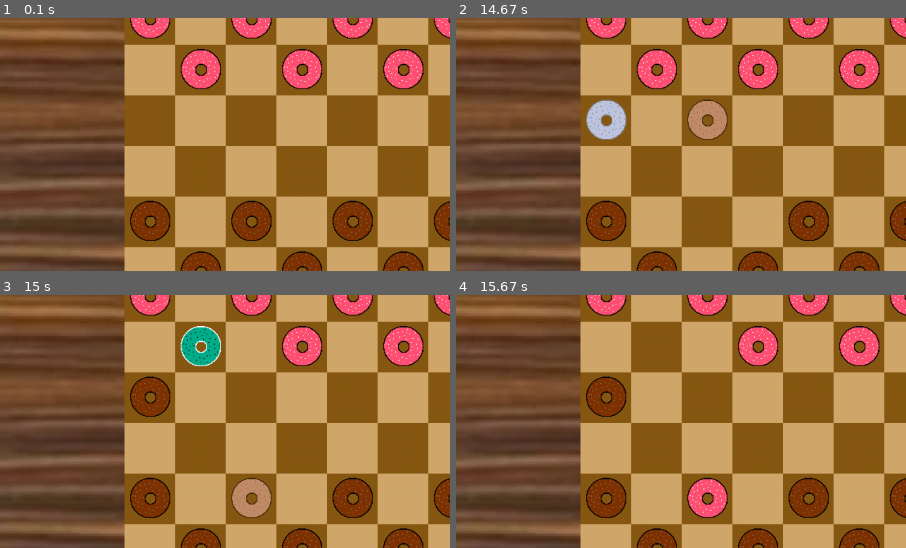
Above: before the commit, frames 1-4 (two rows, left to right).
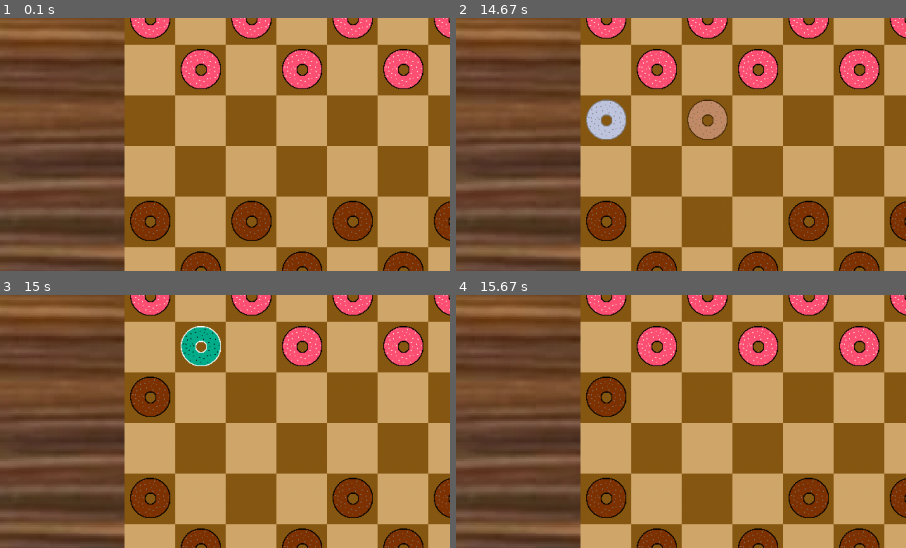
Above: after the commit, the same moments.

Repository: SeriousGuy888/pygame-checkers
Game: pygame game, started from __main__.py
Two runs of this game, one before a commit and one after it. Both use one fixed random seed, a clock stepped at 60 frames per second and the inputs below.
Inputs (mouse positions are % of the whole screen's width and height, from its top left):
- Up to frame 1 (0.1 s): no input
- Up to frame 2 (14.67 s): click (63, 23) at 0.38 s; click (64, 63) at 2.78 s; click (40, 26) at 4.18 s; click (70, 38) at 4.52 s; click (36, 72) at 4.85 s; press the mouse at (36, 72) at 5.17 s; move the mouse to (44, 68) at 5.27 s; release the mouse at (51, 65) at 5.4 s; press the mouse at (36, 72) at 5.5 s; move the mouse to (40, 51) at 5.6 s; release the mouse at (44, 30) at 5.73 s; press the mouse at (36, 72) at 5.83 s; move the mouse to (47, 76) at 5.93 s; release the mouse at (57, 80) at 6.07 s; press the mouse at (36, 72) at 6.17 s; move the mouse to (58, 72) at 6.27 s; release the mouse at (81, 73) at 6.4 s; press the mouse at (36, 72) at 6.5 s; move the mouse to (60, 68) at 6.6 s; release the mouse at (83, 64) at 6.73 s; click (68, 36) at 9.25 s; press the mouse at (68, 36) at 9.9 s; move the mouse to (63, 34) at 10 s; release the mouse at (59, 32) at 10.13 s; press the mouse at (68, 36) at 10.23 s; move the mouse to (77, 44) at 10.33 s; release the mouse at (86, 52) at 10.47 s; click (39, 68) at 10.58 s; move the mouse to (39, 68) at 11.3 s; press the mouse at (39, 68) at 11.33 s; move the mouse to (46, 64) at 11.43 s; release the mouse at (52, 61) at 11.57 s; move the mouse to (39, 68) at 11.63 s; press the mouse at (39, 68) at 11.67 s; move the mouse to (53, 50) at 11.77 s; release the mouse at (66, 33) at 11.9 s; press the mouse at (39, 68) at 12.4 s; move the mouse to (30, 66) at 12.5 s; release the mouse at (20, 64) at 12.63 s; press the mouse at (39, 68) at 12.73 s; move the mouse to (44, 48) at 12.83 s; release the mouse at (48, 27) at 12.97 s; press the mouse at (39, 68) at 13.07 s; move the mouse to (63, 69) at 13.17 s; release the mouse at (87, 70) at 13.3 s; press the mouse at (39, 68) at 13.4 s; move the mouse to (44, 68) at 13.5 s; release the mouse at (49, 67) at 13.63 s; press the mouse at (39, 68) at 14.4 s; move the mouse to (35, 56) at 14.5 s; release the mouse at (31, 44) at 14.63 s
- Up to frame 3 (15 s): press the mouse at (39, 68) at 14.73 s; move the mouse to (37, 53) at 14.83 s; release the mouse at (35, 39) at 14.97 s
- Up to frame 4 (15.67 s): press the mouse at (39, 68) at 15.07 s; move the mouse to (39, 53) at 15.17 s; release the mouse at (40, 38) at 15.3 s; click (61, 17) at 15.42 s
The pictures show only the part of the screen within x 14-64%, y 25-75%; the shares and areas given below are measured in that part.

Frames 1-2 are identical in both runs. In frame 3, 1.1% of the frame differs, in the area x 51-61%, y 72-89%; in frame 4, 2.2%, in the area x 40-61%, y 12-89%.

Commit message:
Update piece.py

Diff:
--- a/checkers_classes/piece.py
+++ b/checkers_classes/piece.py
@@ -7,8 +7,10 @@
     def __init__(self, team, square, selected):
         main.pygame.sprite.Sprite.__init__(self)
 
+        self.square = square
         self.x = square.x
         self.y = square.y
+        self.jump_x = self.x
 
         self.selected = selected
 
@@ -39,6 +41,7 @@
         # print(self.y)
         self.y_move = self.y + (1 - (self.team * 2))
         self.jump_y_move = self.y_move + (1 - (self.team * 2))
+        self.jump_x = self.x
 
         main.ghost_pieces = []
         for loop_piece in main.pieces:
@@ -60,22 +63,24 @@
                     can_move_right = False # makes it not able to move if theres a piece blocking the path
                     # print("you cant shirt box move right")
                     if loop_piece.team != self.team: # if the piece that is blocking the path is on the other team, then
-                        checking_jumps = loop_piece.can_be_jumped("right", self.jump_y_move) # checks if the piece in the path can be jumped
+                        checking_jumps = loop_piece.can_be_jumped(2, self) # checks if the piece in the path can be jumped
                         if checking_jumps: # if it can be jumped, then
                             # main.pygame.draw.circle(main.screen, ghost_piece, (self.x + 2.5, y_move * 2 + 0.5)) # Creates a gray circle which is an option to move
                             print("old jump_y_move: " + str(self.jump_y_move))
                             jump_count += 1 # Increases jump count
                             self.jump_y_move += int((1 - (self.team * 2)) * 2)
                             self.y_move += int((1 - (self.team * 2)) * 2)
+                            # self.jump_x
                             # checking_jumps = False
                             print("new jump_y_move: " + str(self.jump_y_move))
+                            # main.ghost_pieces.append(main.ghost_piece.GhostPiece(loop_piece.square, self))
 
 
                 if loop_piece.x == self.x - 1 and loop_piece.y == self.y_move:
                     can_move_left = False # Makes it not able to move if theres a piece blocking the path
                     # print("ytard cant move left")
                     if loop_piece.team != self.team: # If the piece that is blocking the path is on the other team, then
-                        checking_jumps = loop_piece.can_be_jumped("left", self.jump_y_move) # Checks if the piece in the path can be jumped
+                        checking_jumps = loop_piece.can_be_jumped(-2, self) # Checks if the piece in the path can be jumped
                         if checking_jumps: # If it can be jumped, then
                             # main.pygame.draw.circle(main.screen, ghost_piece, (self.x - 2.5, y_move * 2 + 0.5)) # Creates a gray circle which is an option to move
                             print("old jump_y_move: " + str(self.jump_y_move))
@@ -83,13 +88,17 @@
                             self.jump_y_move += (1 - (self.team * 2)) * 2
                             self.y_move += int((1 - (self.team * 2)) * 2)
                             # checking_jumps = False
+                            # main.ghost_pieces.append(main.ghost_piece.GhostPiece(loop_piece.square, self))
                             print("new jump_y_move: " + str(self.jump_y_move))
 
                 else: # If there aren't any pieces in its path don't keep checking for jumps
                     checking_jumps = False # Doesn't check for jumps
 
         # Draws a ghost piece if they can move right/left
-        if can_move_right:
+        print("right: " + str(can_move_right))
+        print("left: " + str(can_move_left))
+
+        if can_move_right and jump_count < 1:
             for loop_square in main.squares:
                 if loop_square.x == self.x + 1 and loop_square.y == self.y_move:
                     # print("x = " + str(loop_square.x))
@@ -114,7 +123,7 @@
             #     ), # y
             #     int(main.square_size / 2) # radius
             # )
-        if can_move_left:
+        if can_move_left and jump_count < 1:
             for loop_square in main.squares:
                 if loop_square.x == self.x - 1 and loop_square.y == self.y_move:
                     # print("x = " + str(loop_square.x))
@@ -129,23 +138,25 @@
             #     int(main.square_size / 2)
             # )
 
-    def can_be_jumped(self, x_direction, jumper_y_move):
+    def can_be_jumped(self, x_direction, jumper):
         can_jump = True # Set the default to it being able to be jumped
-        if x_direction == "right": # If it's being jumped to the right
+        if x_direction == 2: # If it's being jumped to the right
             for loop_piece in main.pieces: # Check each piece
-                if loop_piece.x == self.x + 1: # If there's a piece blocking the jump
+                if loop_piece.x == self.x + 1 and loop_piece.y == jumper.jump_y_move: # If there's a piece blocking the jump
                     can_jump = False # It can't be jumped
                     # print("cant be jumped right") # This was for debugging and I might delete it
 
-        if x_direction == "left": # Same as above but for jumping to the left
+        if x_direction == -2: # Same as above but for jumping to the left
             for loop_piece in main.pieces:
-                if loop_piece.x == self.x - 1 and loop_piece.y == jumper_y_move:
+                if loop_piece.x == self.x - 1 and loop_piece.y == jumper.jump_y_move:
                     can_jump = False
                     # print("cant be jumped left")
 
-        else: # This is mostly for debugging but maybe I'll do something else with it
-            pass
-            # print("is able to be jumped " + x_direction)
+        if can_jump:
+            for loop_square in main.squares:
+                if loop_square.x == jumper.x + x_direction and loop_square.y == jumper.jump_y_move:
+                    main.ghost_pieces.append(main.ghost_piece.GhostPiece(loop_square, jumper))
+
 
         return can_jump # If it doesn't think there's anything blocking the jump it'll return the default but if it's changed to False it'll return that
 
